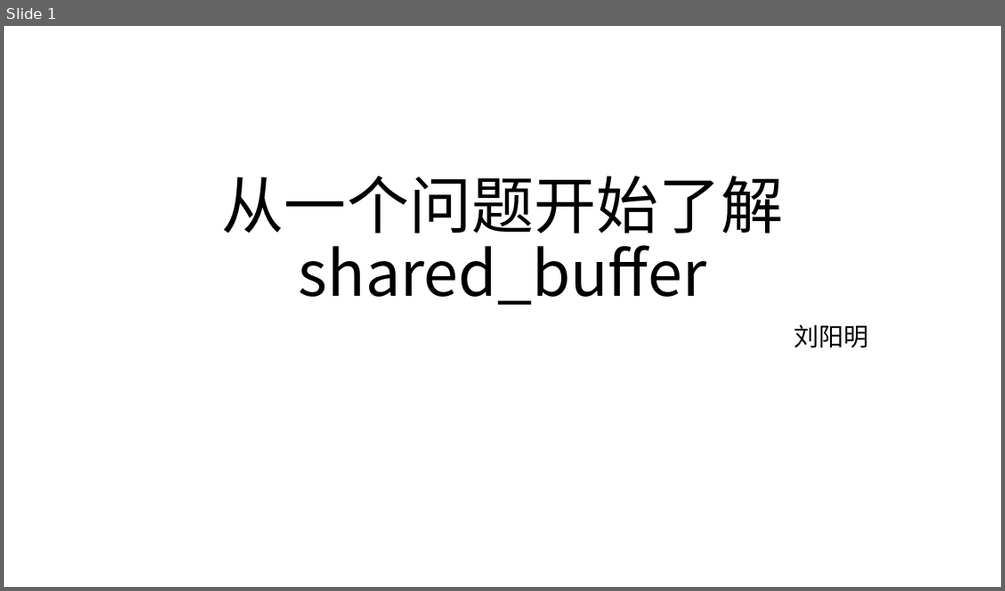
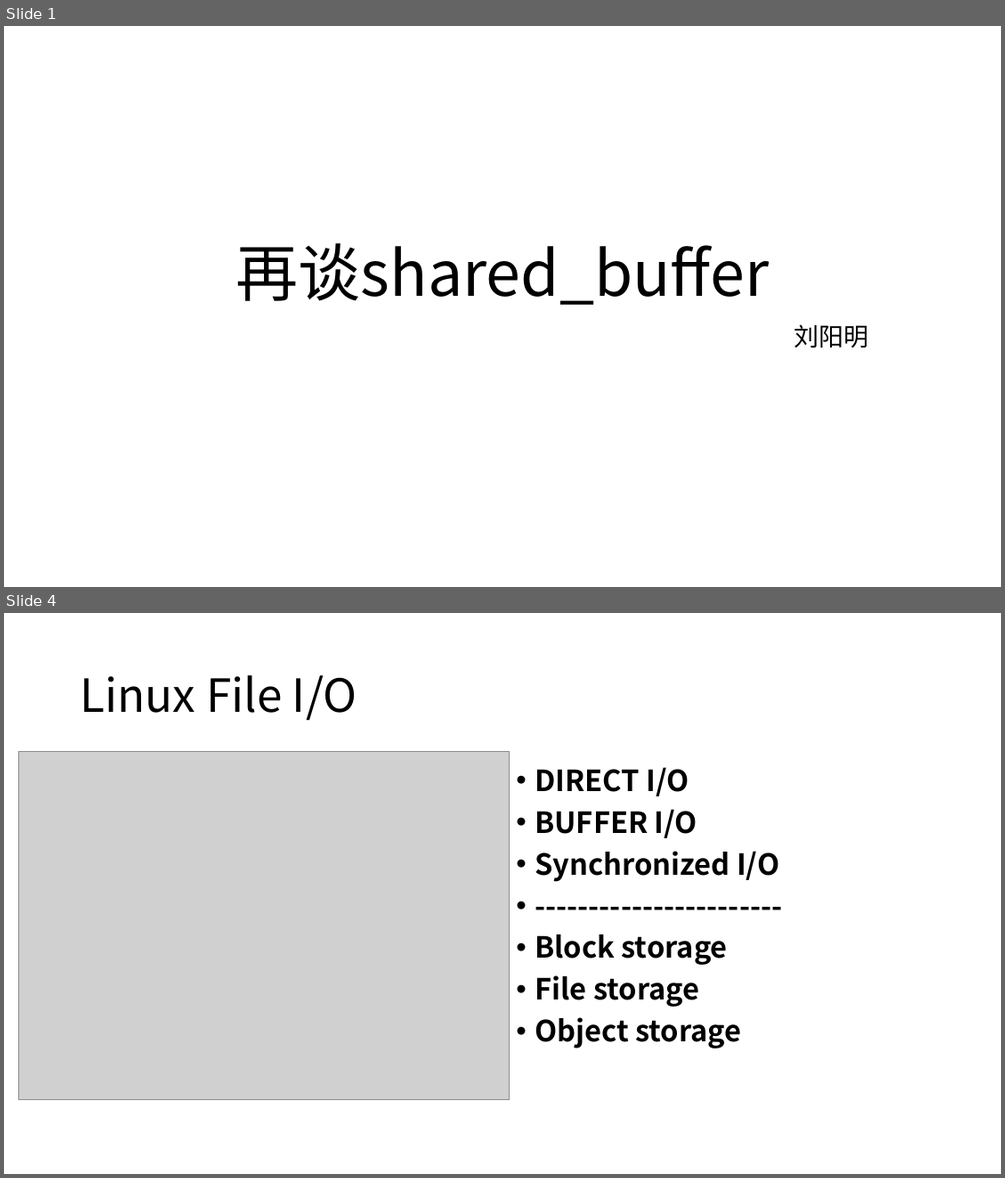
Before and after one commit to yummyliu/papers, a slide deck: pg-buffer.pptx. Shown one above the other, each under a label of ours: slide 1 before the commit, slides 1 and 4 after it; the slides between them are not shown. The pictures are 1005x591 and 1005x1178 pixels, drawn with LibreOffice and Linux fonts; fonts in the diff are those of the drawing; grey boxes stand for pictures. Boxes give left, top, right and bottom in pixels: in the first picture for what was removed or moved away, otherwise in the second. Text is boxed around its words. In the diff, an @@ line names an element or a change of style, - is before the commit and + after.

```diff
--- a/pg-buffer.pptx
+++ b/pg-buffer.pptx
@@ slide 4 added at <box>4,613,1001,1174</box>, background #FFFFFF @@
@@ title added at <box>80,675,357,721</box>, 44 pt, text #000000 @@
+Linux File I/O
@@ picture added at <box>19,751,509,1100</box> @@
@@ text added at <box>534,767,779,1048</box>, 28 pt, text #000000, bold @@
+• DIRECT I/O
+• BUFFER I/O
+• Synchronized I/O
+• -----------------------
+• Block storage
+• File storage
+• Object storage
@@ slide 1 changed as well @@
@@ title at <box>236,243,769,305</box>: text changed @@
-从一个问题开始了解shared_buffer
+再谈shared_buffer
```
Also in this commit, not shown: 1 other slide changed, 13 other slides added, 5 other files.
